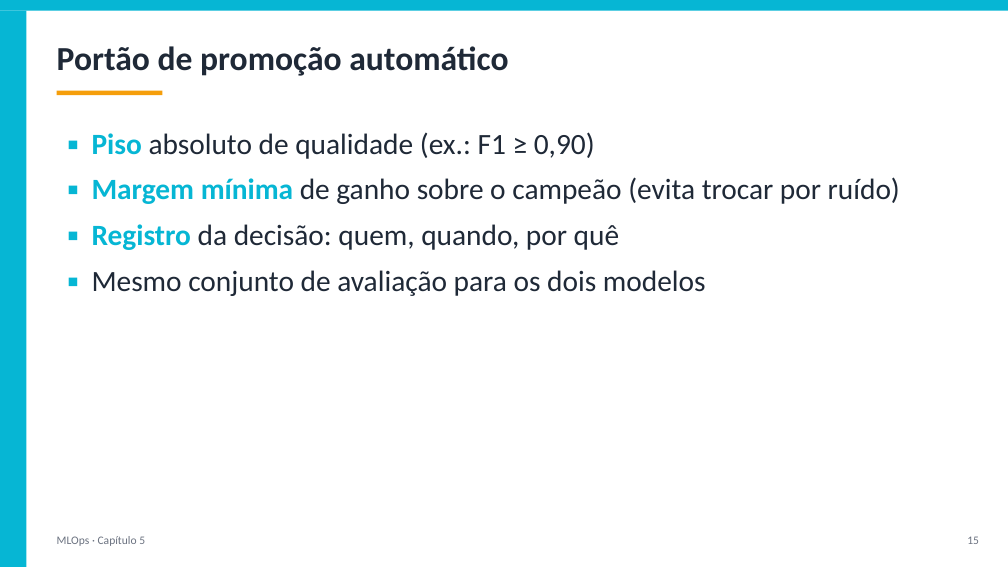
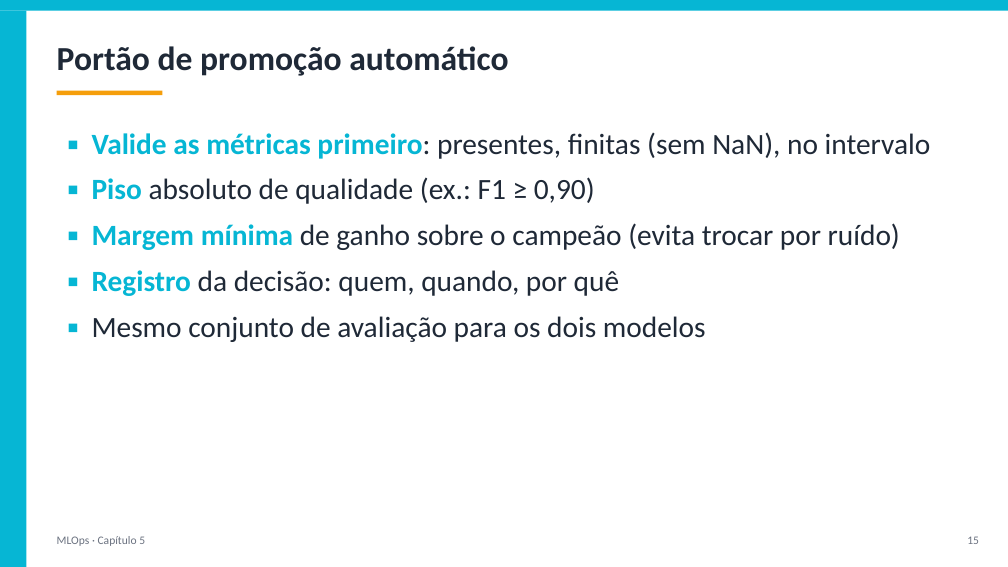
Before and after one commit to arakenmedeiros/claude, a slide deck: slide 15 of mlops/slides/Cap05_Rastreamento_de_Experimentos_e_Registro.pptx. Drawn at 1008x567 pixels with LibreOffice and Linux fonts; fonts in the diff are those of the drawing. Boxes give left, top, right and bottom in pixels: in the first picture for what was removed or moved away, otherwise in the second. Text is boxed around its words. In the diff, an @@ line names an element or a change of style, - is before the commit and + after.

```diff
--- a/mlops/slides/Cap05_Rastreamento_de_Experimentos_e_Registro.pptx
+++ b/mlops/slides/Cap05_Rastreamento_de_Experimentos_e_Registro.pptx
@@ text at (92, 132, 931, 159): paragraph added @@
+▪ Valide as métricas primeiro: presentes, finitas (sem NaN), no intervalo
```
Also in this commit, not shown: 3 other slides changed, 19 other files.
